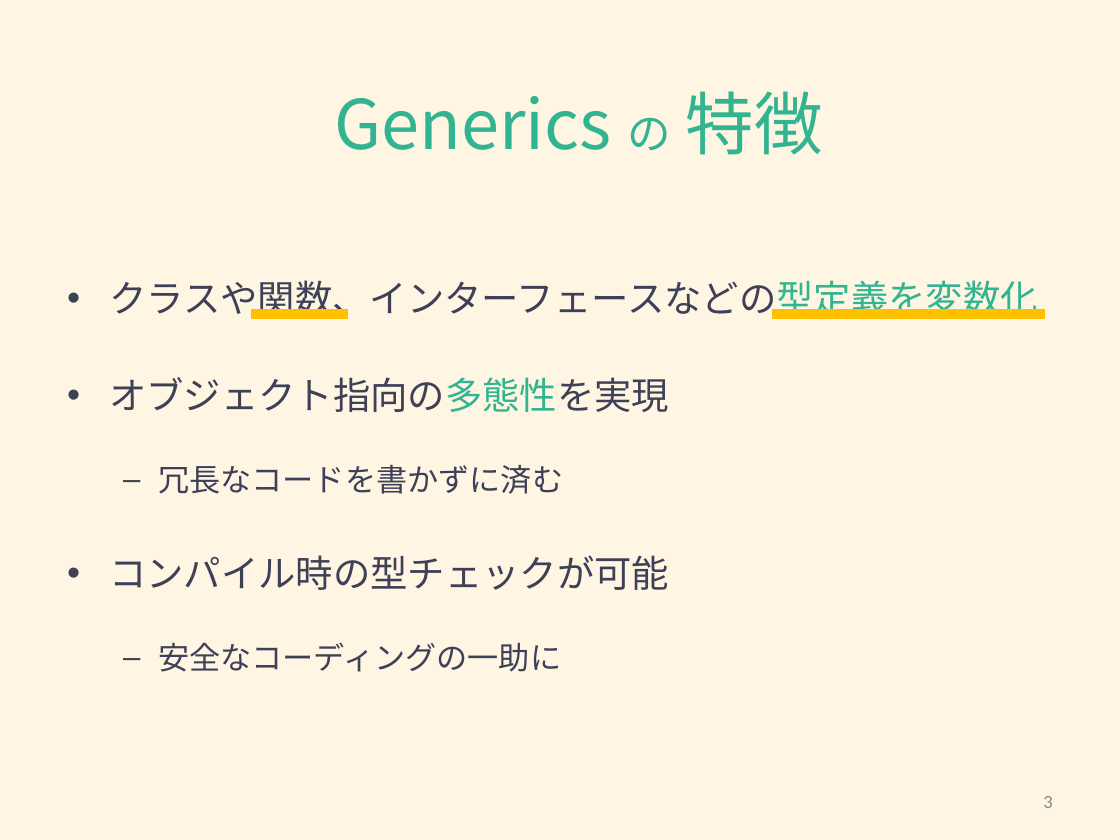
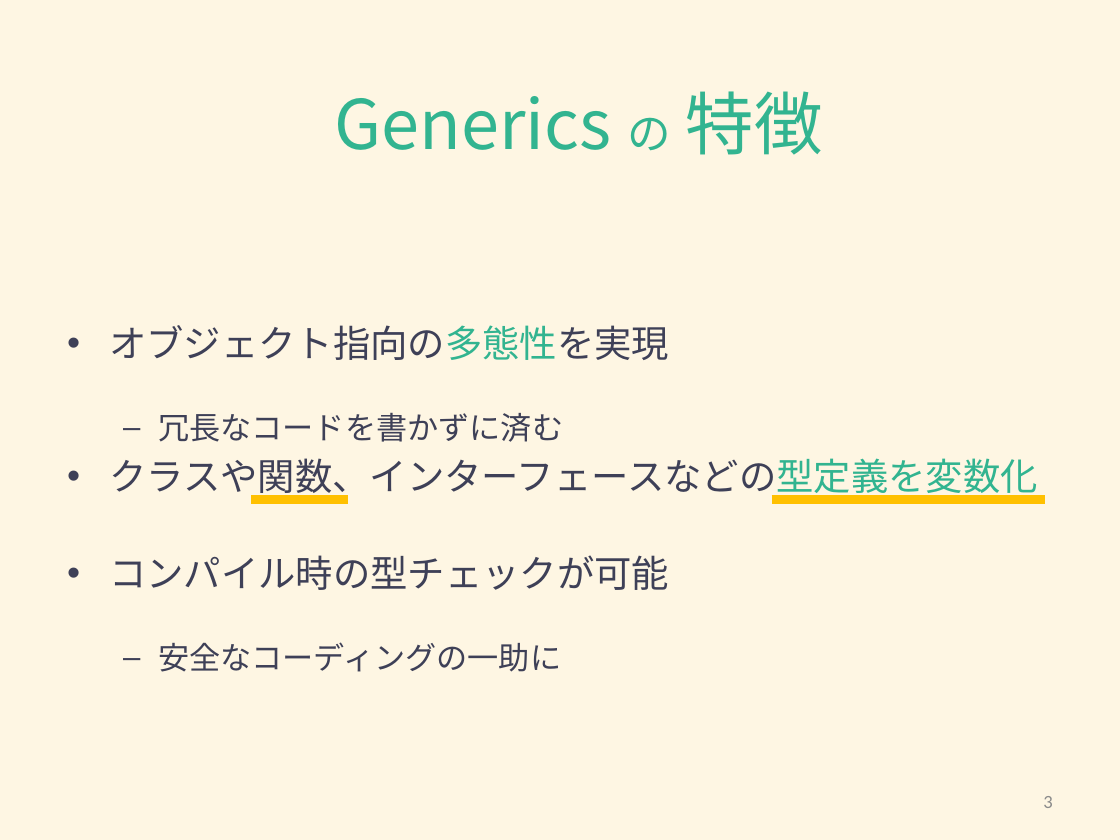
Before and after one commit to Hikari-Kubota/sandbox-todo-ts-angular, a slide deck: slide 3 of typescript/typescript_generics.pptx. Drawn at 1120x840 pixels with LibreOffice and Linux fonts; fonts in the diff are those of the drawing. Boxes give left, top, right and bottom in pixels: in the first picture for what was removed or moved away, otherwise in the second. Text is boxed around its words. In the diff, an @@ line names an element or a change of style, - is before the commit and + after.

```diff
--- a/typescript/typescript_generics.pptx
+++ b/typescript/typescript_generics.pptx
@@ text at (109, 280, 1038, 319): paragraph removed @@
-• クラスや関数、インターフェースなどの型定義を変数化
@@ text at (109, 458, 1038, 500): paragraph added @@
+• クラスや関数、インターフェースなどの型定義を変数化
@@ line moved from (251, 315) - (348, 315) to (251, 500) - (348, 500) @@
@@ line moved from (772, 315) - (1045, 315) to (772, 500) - (1045, 500) @@
```
Also in this commit, not shown: 7 other slides changed, 3 other files.
